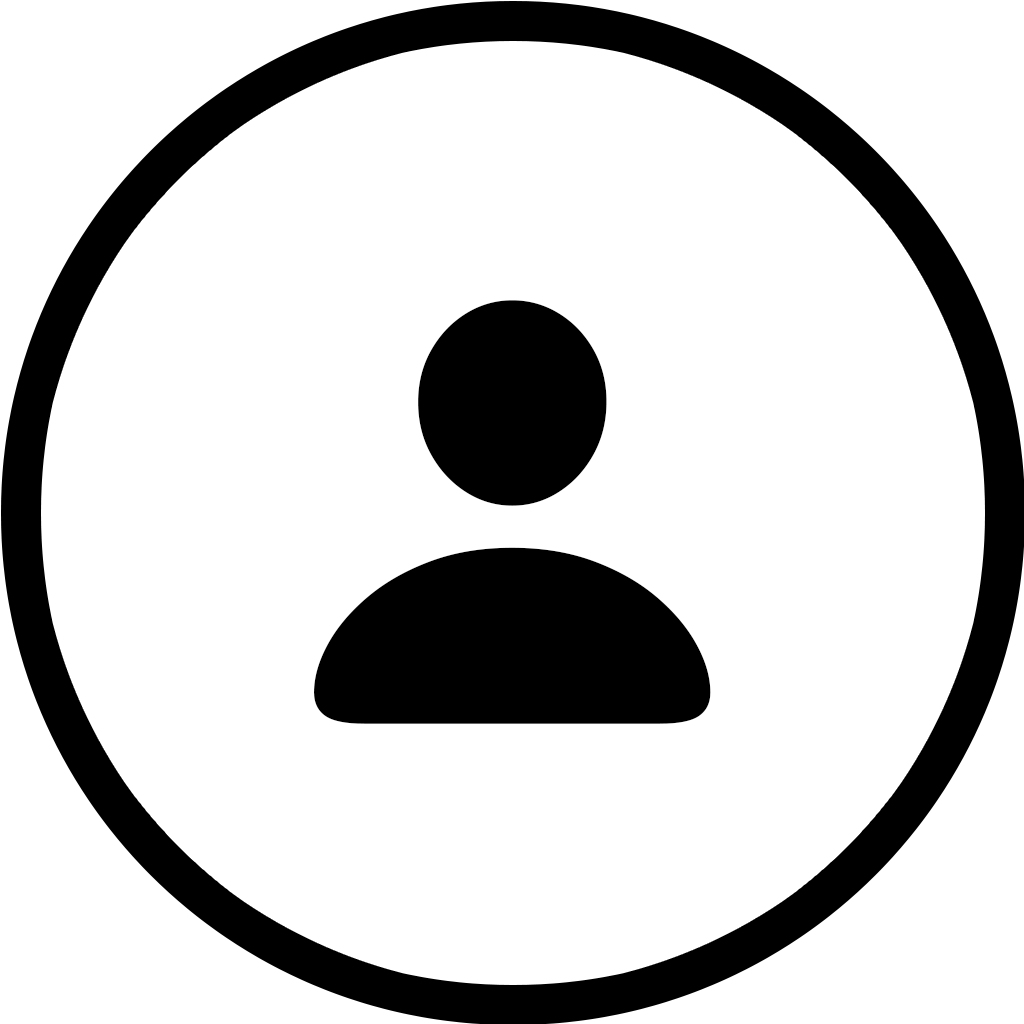
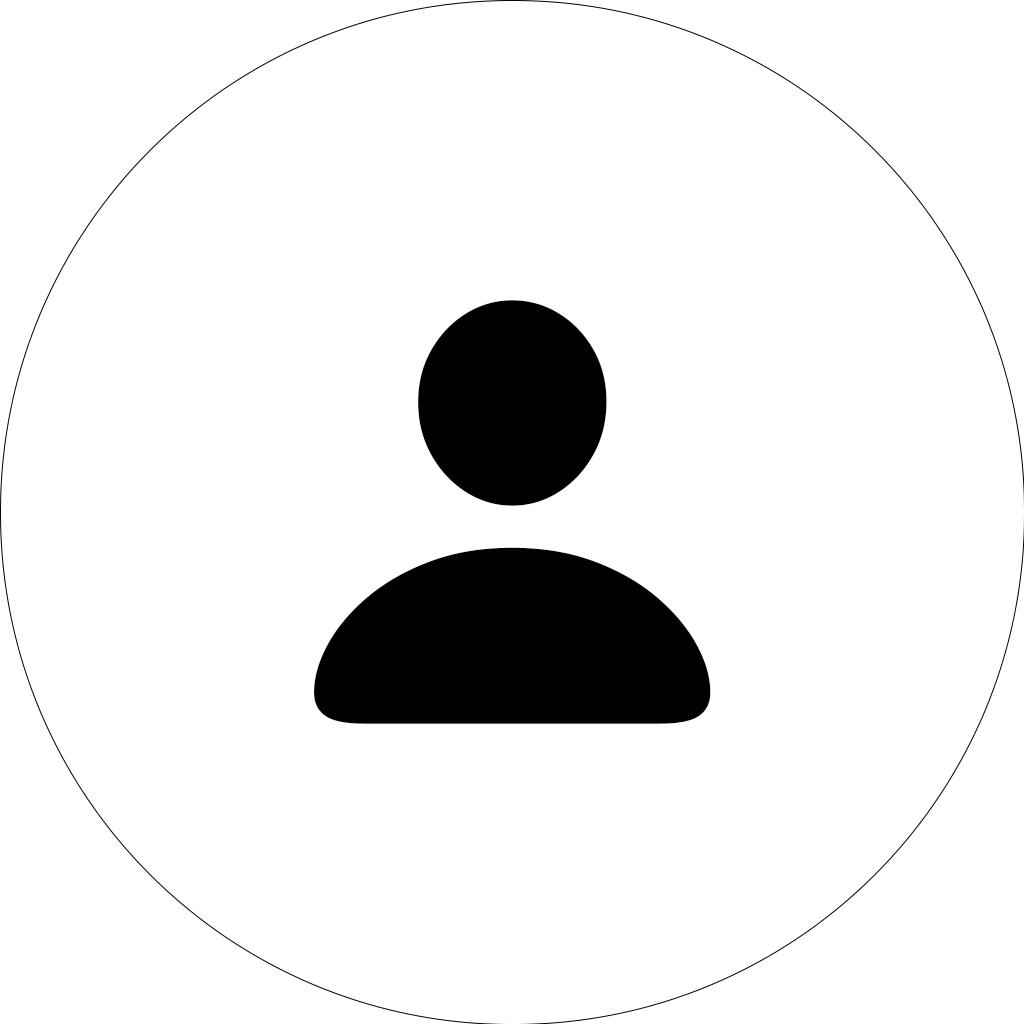
Layered file, before and after one edit (1024px x 1024px). Changes by layer:
painted on "Rounded Rectangle 1 copy" over [0, 0, 1024, 1024]
